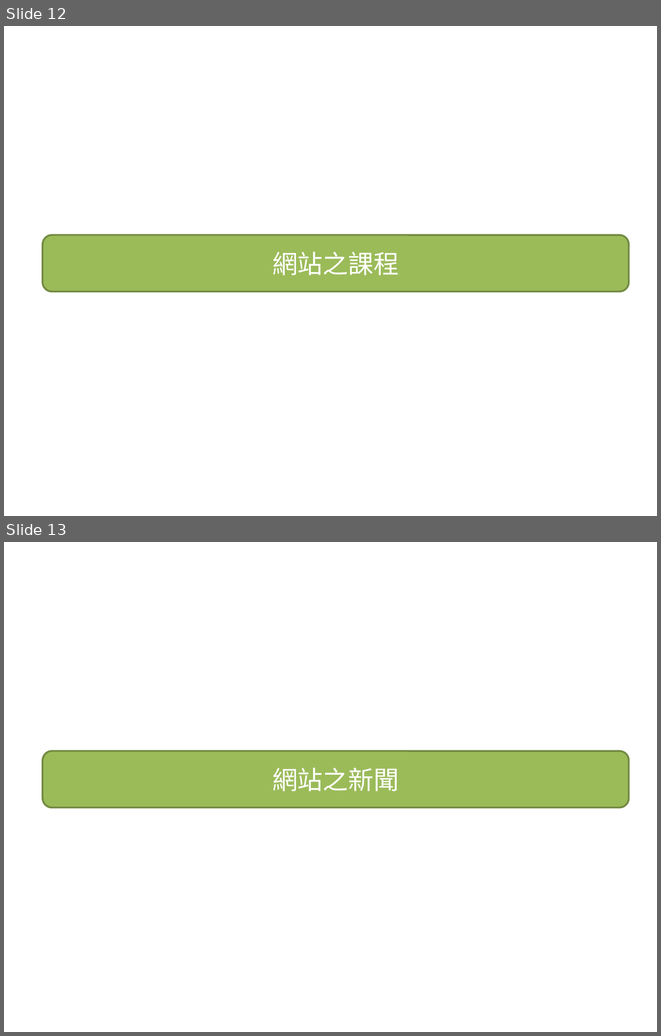
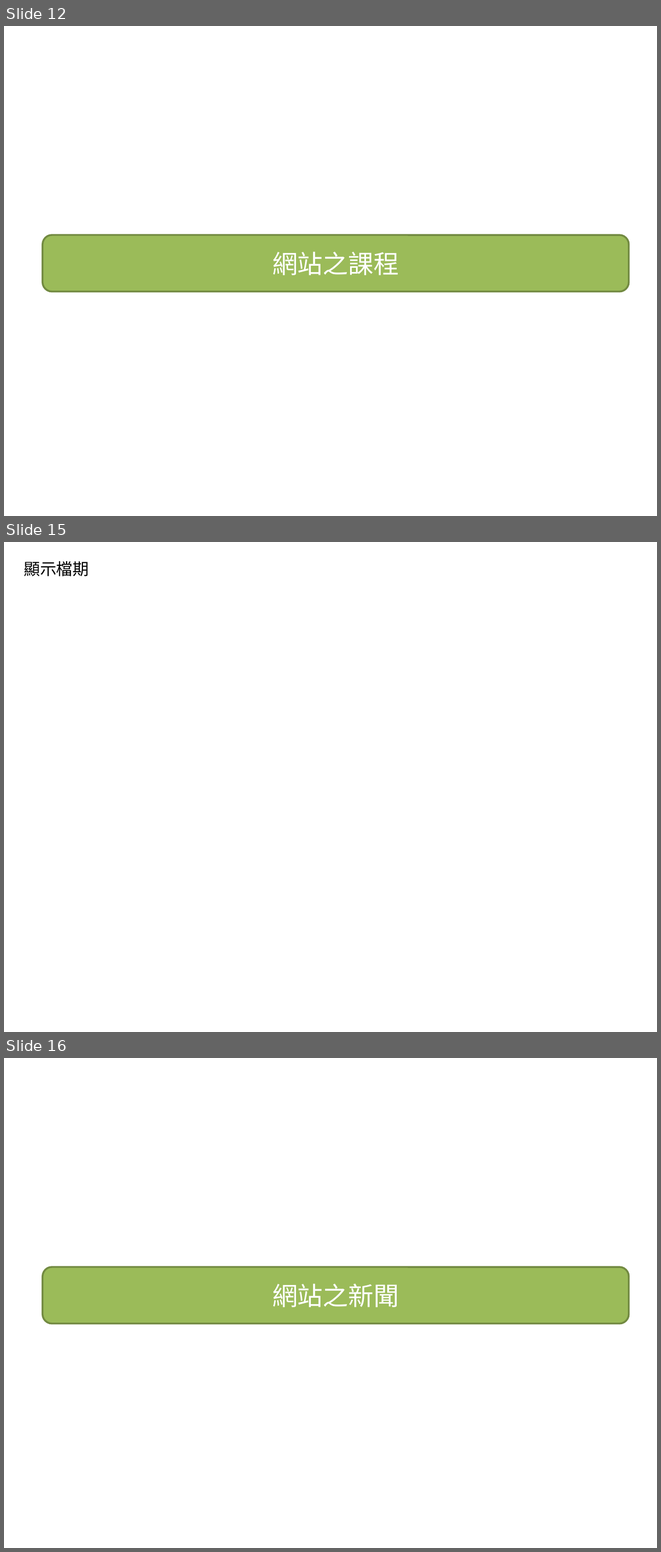
Before and after one commit to nexstar/XMind, a slide deck: 最終後台版型.pptx. Shown one above the other, each under a label of ours: slides 12 and 13 before the commit, slides 12, 15 and 16 after it; the slides between them are not shown. The pictures are 661x1036 and 661x1552 pixels, drawn with LibreOffice and Linux fonts; fonts in the diff are those of the drawing. Boxes give left, top, right and bottom in pixels: in the first picture for what was removed or moved away, otherwise in the second. Text is boxed around its words. In the diff, an @@ line names an element or a change of style, - is before the commit and + after.

```diff
--- a/最終後台版型.pptx
+++ b/最終後台版型.pptx
@@ slide 15 added at [4,542,657,1032], background #FFFFFF @@
@@ text added at [24,561,89,576], 18 pt, text #000000 @@
+顯示檔期
@@ what was slide 13 is now slide 16 @@
```
Also in this commit, not shown: 5 slides changed, 3 other slides added.
